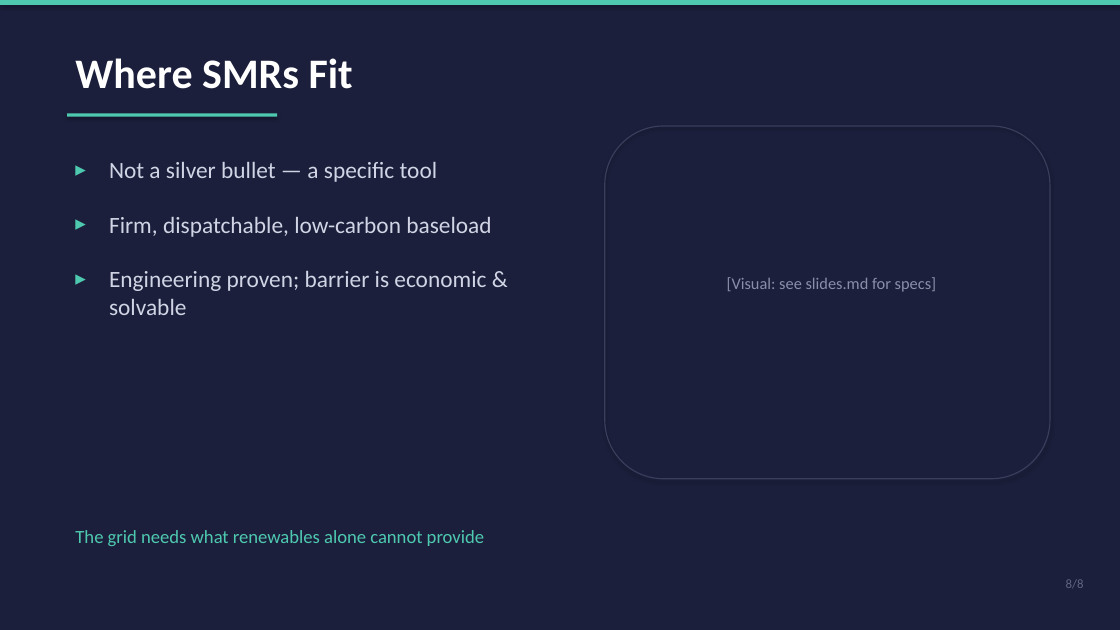
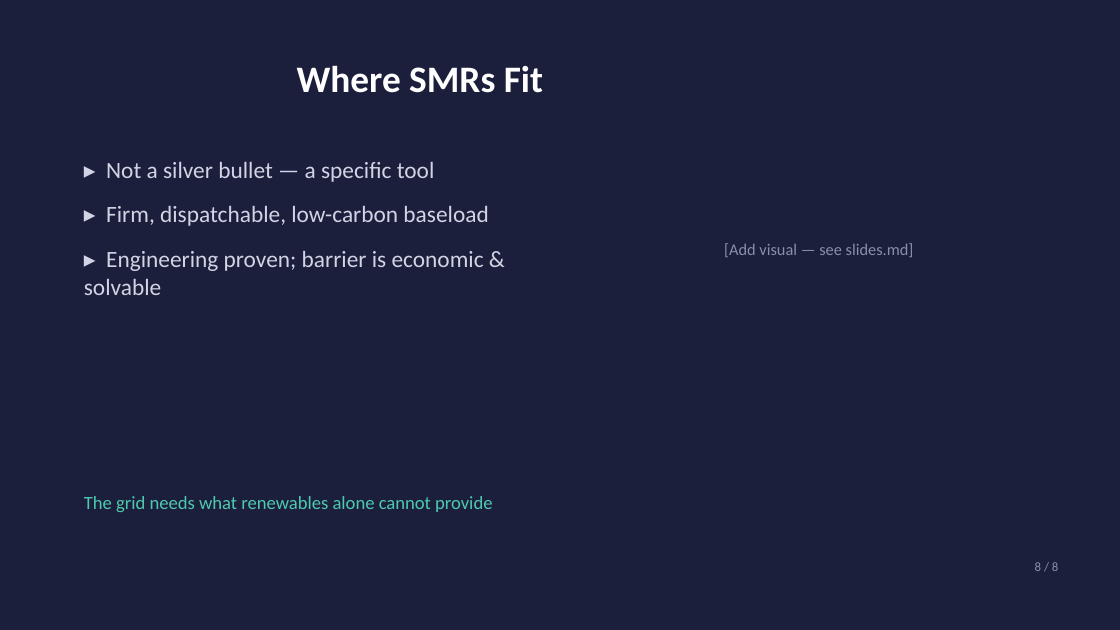
Before and after one commit to jjfixman6/energy-and-the-environment, a slide deck: slide 9 of SMR_NuScale_Presentation.pptx. Drawn at 1120x630 pixels with LibreOffice and Linux fonts; fonts in the diff are those of the drawing. Boxes give left, top, right and bottom in pixels: in the first picture for what was removed or moved away, otherwise in the second. Text is boxed around its words. In the diff, an @@ line names an element or a change of style, - is before the commit and + after.

```diff
--- a/SMR_NuScale_Presentation.pptx
+++ b/SMR_NuScale_Presentation.pptx
@@ rectangle removed at (x1=0, y1=0, x2=1120, y2=5) @@
@@ title "Where SMRs Fit" moved from (x1=75, y1=58, x2=353, y2=89) to (x1=297, y1=65, x2=543, y2=93) @@
@@ title "Where SMRs Fit" at (x1=297, y1=65, x2=543, y2=93): size 36 to 32 pt; alignment left to centre; vertical alignment top to middle @@
@@ rectangle removed at (x1=67, y1=113, x2=277, y2=117) @@
@@ rounded rectangle removed at (x1=605, y1=126, x2=1050, y2=479) @@
@@ text removed at (x1=67, y1=151, x2=101, y2=193) @@
-▸
@@ text at (x1=84, y1=162, x2=488, y2=295): text changed @@
-Engineering proven; barrier is economic & solvable
+▸ Not a silver bullet — a specific tool
+▸ Firm, dispatchable, low-carbon baseload
+▸ Engineering proven; barrier is economic & solvable
@@ text removed at (x1=109, y1=162, x2=438, y2=182) @@
-Not a silver bullet — a specific tool
@@ text removed at (x1=67, y1=206, x2=101, y2=248) @@
-▸
@@ text removed at (x1=109, y1=217, x2=491, y2=237) @@
-Firm, dispatchable, low-carbon baseload
@@ text removed at (x1=67, y1=260, x2=101, y2=302) @@
-▸
@@ text at (x1=724, y1=243, x2=914, y2=257): text changed @@
-[Visual: see slides.md for specs]
+[Add visual — see slides.md]
@@ text "The grid needs what renewables ..." moved from (x1=75, y1=530, x2=484, y2=546) to (x1=84, y1=496, x2=492, y2=512) @@
@@ text at (x1=1035, y1=562, x2=1058, y2=571): text changed; text colour #606480 to #8A8EA8 @@
-8/8
+8 / 8
```
Also in this commit, not shown: 8 other slides changed, 1 other file.
